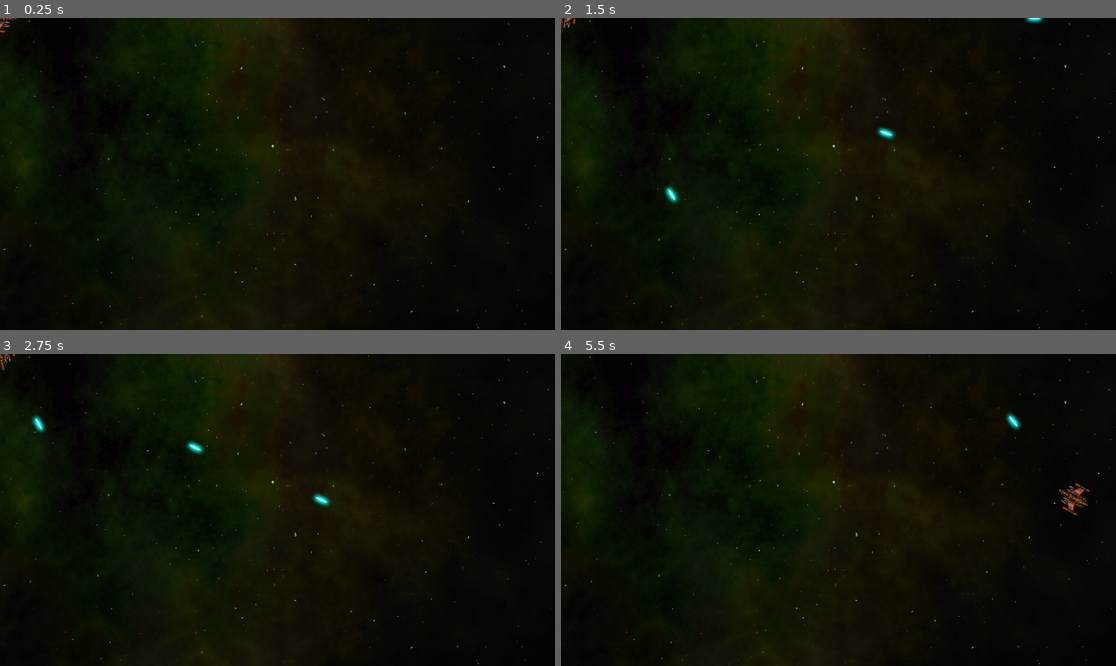
Above: before the commit, frames 1-4 (two rows, left to right).
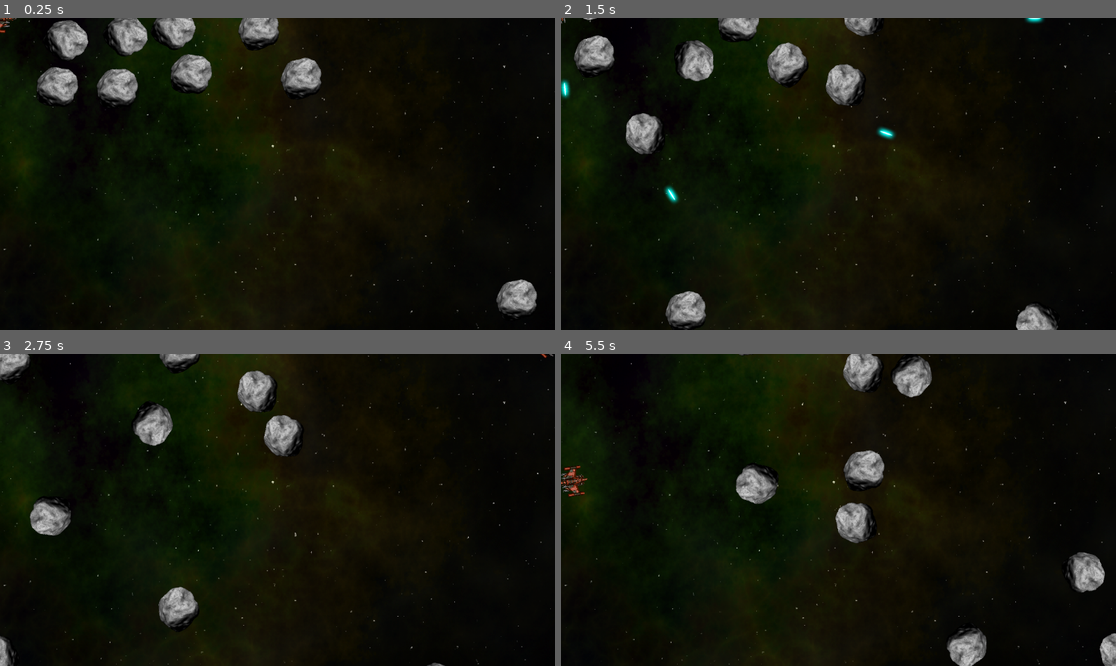
Above: after the commit, the same moments.

Repository: viiiincent/study-spacerocks
Game: Godot game, scene res://main.tscn
The game is run twice, just before and just after one commit, with the same random seed, the same clock (stepped at 60 frames per second) and the same inputs.
Inputs:
- Up to frame 1 (0.25 s): no input
- Up to frame 2 (1.5 s): hold D (rotate_right) 0.53-1.28 s; hold Space (shoot) 0.53-1.28 s; hold A (rotate_left) from 1.28 s (still down); tap Space (shoot) at 1.35 s
- Up to frame 3 (2.75 s): release A (rotate_left) at 2.03 s; hold D (rotate_right) from 2.03 s (still down); hold Space (shoot) from 2.03 s (still down)
- Up to frame 4 (5.5 s): release D (rotate_right) at 2.78 s; release Space (shoot) at 2.78 s; hold Up (thrust) 2.78-3.53 s; tap Space (shoot) at 2.85, 4.35 s; hold Space (shoot) 3.53-4.28 s; hold A (rotate_left) from 3.53 s (still down); hold Space (shoot) from 5.03 s (still down)

The runs differ from the first frame. In frame 1, 5.8% of the frame differs, in the area x 6-97%, y 0-97%; in frame 2, 5.3%; in frame 3, 4.4%; in frame 4, 5.5%.

Commit message:
Add rock scene and spawn

Diff:
--- /dev/null
+++ b/main.gd
@@ -0,0 +1,28 @@
+extends Node
+
+@export var RockScene : PackedScene
+
+var screensize = Vector2.ZERO
+
+# Called when the node enters the scene tree for the first time.
+func _ready():
+	screensize = get_viewport().get_visible_rect().size
+	for i in 10:
+		spawn_rock(3)
+
+
+func spawn_rock(size, pos=null, vel=null):
+	if pos == null:
+		$RockPath/RockSpawn.progress = randi()
+		pos = $RockPath/RockSpawn.position
+	if vel == null:
+		vel = Vector2.RIGHT.rotated(randf_range(0, TAU)) * randf_range(50, 125)
+
+	var r = RockScene.instantiate()
+	r.screensize = screensize
+	r.start(pos, vel, size)
+	call_deferred("add_child", r)
+
+# Called every frame. 'delta' is the elapsed time since the previous frame.
+func _process(delta):
+	pass
--- a/main.tscn
+++ b/main.tscn
@@ -1,12 +1,28 @@
-[gd_scene load_steps=3 format=3 uid="uid://q67omryry4pk"]
+[gd_scene load_steps=6 format=3 uid="uid://q67omryry4pk"]
 
 [ext_resource type="Texture2D" uid="uid://468t24trx3y3" path="res://assets/space_background.png" id="1_1xsh0"]
+[ext_resource type="Script" path="res://main.gd" id="1_jpxn4"]
 [ext_resource type="PackedScene" uid="uid://bg4grvngmoldy" path="res://player/player.tscn" id="2_o3ic4"]
+[ext_resource type="PackedScene" uid="uid://dwspmijmtkgvs" path="res://rock/Rock.tscn" id="2_qayl1"]
+
+[sub_resource type="Curve2D" id="Curve2D_er85d"]
+_data = {
+"points": PackedVector2Array(0, 0, 0, 0, 128, 128, 0, 0, 0, 0, 1088, 128, 0, 0, 0, 0, 1088, 768, 0, 0, 0, 0, 128, 768, 0, 0, 0, 0, 128, 128)
+}
+point_count = 5
 
 [node name="Main" type="Node"]
+script = ExtResource("1_jpxn4")
+RockScene = ExtResource("2_qayl1")
 
-[node name="Sprite2D" type="Sprite2D" parent="."]
+[node name="Background" type="Sprite2D" parent="."]
 scale = Vector2(1.38225, 1.55396)
 texture = ExtResource("1_1xsh0")
 
 [node name="Player" parent="." instance=ExtResource("2_o3ic4")]
+
+[node name="RockPath" type="Path2D" parent="."]
+curve = SubResource("Curve2D_er85d")
+
+[node name="RockSpawn" type="PathFollow2D" parent="RockPath"]
+position = Vector2(128, 128)
--- a/player/player.gd
+++ b/player/player.gd
@@ -9,6 +9,8 @@
 var thrust = Vector2.ZERO
 var rotation_dir = 0
 var screensize = Vector2.ZERO
+
+var radius
 
 enum {INIT, ALIVE, INVULNERABLE, DEAD}
 var state = INIT
@@ -31,6 +33,7 @@
 	change_state(ALIVE)
 	screensize = get_viewport_rect().size
 	$GunCooldown.wait_time = fire_rate
+	radius = int($Sprite2D.texture.get_size().x / 2 * $Sprite2D.scale.x)
 
 
 # Called every frame. 'delta' is the elapsed time since the previous frame.
@@ -54,8 +57,10 @@
 
 func _integrate_forces(physics_state):
 	var xform = physics_state.transform
-	xform.origin.x = wrapf(xform.origin.x, 0, screensize.x)
-	xform.origin.y = wrapf(xform.origin.y, 0, screensize.y)
+	#xform.origin.x = wrapf(xform.origin.x, 0, screensize.x)
+	#xform.origin.y = wrapf(xform.origin.y, 0, screensize.y)
+	xform.origin.x = wrapf(xform.origin.x, 0 - radius, screensize.x + radius)
+	xform.origin.y = wrapf(xform.origin.y, 0 - radius, screensize.y + radius)
 	physics_state.transform = xform
 
 func shoot():
--- /dev/null
+++ b/rock/Rock.gd
@@ -0,0 +1,37 @@
+extends RigidBody2D
+
+var screensize = Vector2.ZERO
+var size
+var radius
+var scale_factor = 0.2
+
+
+# Called when the node enters the scene tree for the first time.
+func _ready():
+	pass # Replace with function body.
+
+
+func start(_position, _velocity, _size):
+	position = _position
+	size = _size
+	mass = 1.5 * size
+
+	$Sprite2D.scale = Vector2.ONE * scale_factor * size
+	var shape = CircleShape2D.new()
+	radius = int($Sprite2D.texture.get_size().x / 2 * $Sprite2D.scale.x)
+	shape.radius = radius
+	$CollisionShape2D.shape = shape
+	linear_velocity = _velocity
+	angular_velocity = randf_range(-PI, PI)
+
+
+func _integrate_forces(physics_state):
+	var xform = physics_state.transform
+	xform.origin.x = wrapf(xform.origin.x, 0 - radius, screensize.x + radius)
+	xform.origin.y = wrapf(xform.origin.y, 0 - radius, screensize.y + radius)
+	physics_state.transform = xform
+
+
+# Called every frame. 'delta' is the elapsed time since the previous frame.
+func _process(delta):
+	pass
--- /dev/null
+++ b/rock/Rock.tscn
@@ -0,0 +1,18 @@
+[gd_scene load_steps=4 format=3 uid="uid://dwspmijmtkgvs"]
+
+[ext_resource type="Script" path="res://rock/Rock.gd" id="1_dgwog"]
+[ext_resource type="Texture2D" uid="uid://bgtkjrsaftfc2" path="res://assets/rock.png" id="1_ruwco"]
+
+[sub_resource type="PhysicsMaterial" id="PhysicsMaterial_vep0c"]
+bounce = 1.0
+
+[node name="Rock" type="RigidBody2D"]
+physics_material_override = SubResource("PhysicsMaterial_vep0c")
+linear_damp_mode = 1
+angular_damp_mode = 1
+script = ExtResource("1_dgwog")
+
+[node name="Sprite2D" type="Sprite2D" parent="."]
+texture = ExtResource("1_ruwco")
+
+[node name="CollisionShape2D" type="CollisionShape2D" parent="."]
